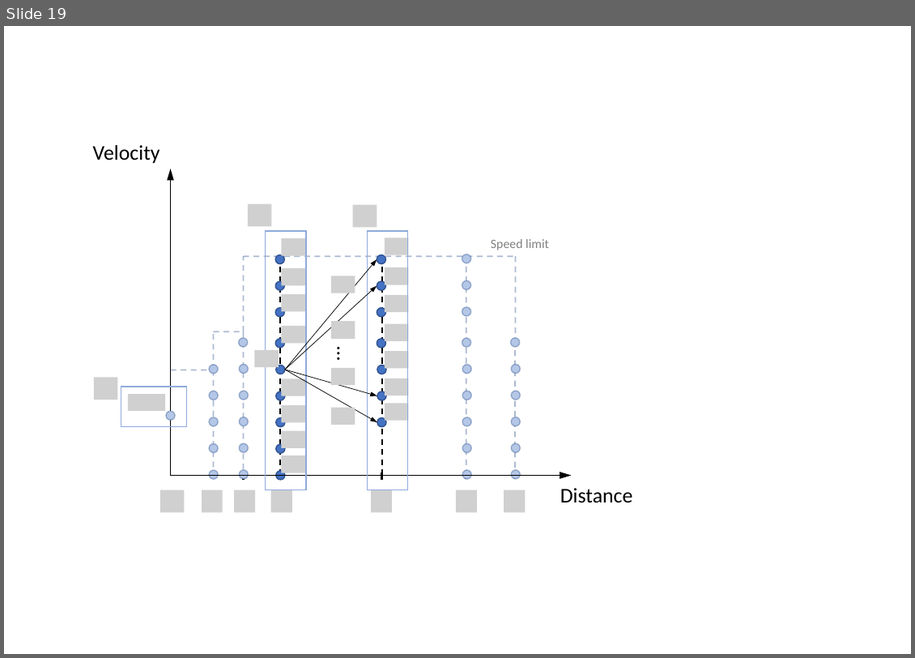
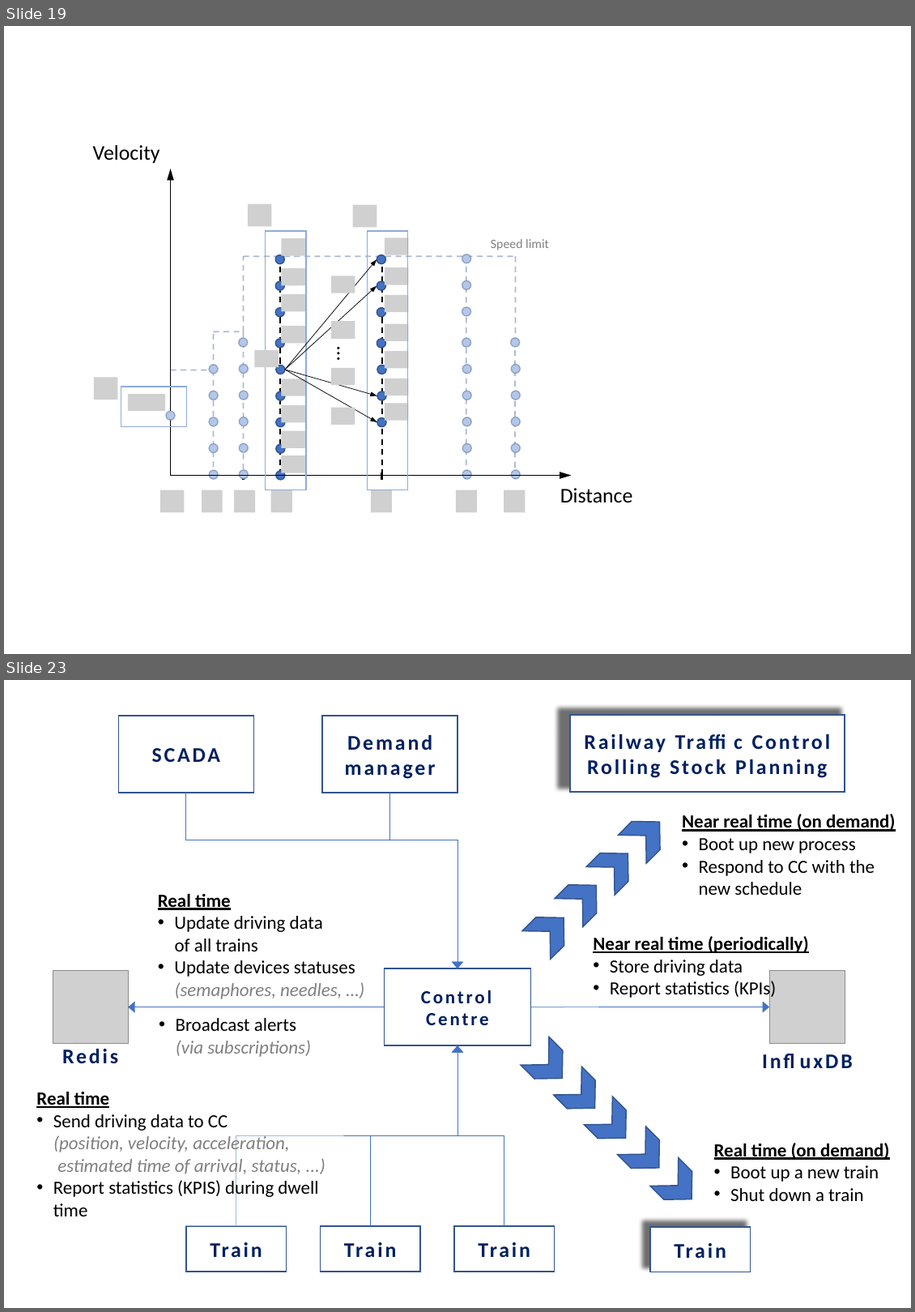
Before and after one commit to trencat/Trencat, a slide deck: doc/source/figures/figures.pptx. Shown one above the other, each under a label of ours: slide 19 before the commit, slides 19 and 23 after it; the slides between them are not shown. The pictures are 915x658 and 915x1312 pixels, drawn with LibreOffice and Linux fonts; fonts in the diff are those of the drawing; grey boxes stand for pictures. Boxes give left, top, right and bottom in pixels: in the first picture for what was removed or moved away, otherwise in the second. Text is boxed around its words. In the diff, an @@ line names an element or a change of style, - is before the commit and + after.

```diff
--- a/doc/source/figures/figures.pptx
+++ b/doc/source/figures/figures.pptx
@@ slide 23 added at bbox=[4, 680, 911, 1308], background #FFFFFF @@
@@ rectangle added at bbox=[119, 716, 254, 793], fill #FFFFFF, outline #325491 1 pt, 18 pt, text #002060, bold @@
+SCADA
@@ rectangle added at bbox=[322, 716, 458, 793], fill #FFFFFF, outline #325491 1 pt, 18 pt, text #002060, bold @@
+Demand
+manager
@@ rectangle added at bbox=[570, 715, 845, 793], fill #FFFFFF, outline #325491 1 pt, 18 pt, text #002060, bold @@
+Railway Traffic Control
+Rolling Stock Planning
@@ elbow arrow added from (185, 793) to (458, 969), #4472C4 0.5 pt @@
@@ elbow arrow added from (390, 793) to (458, 969), #4472C4 0.5 pt @@
@@ text added at bbox=[682, 814, 895, 895], 16 pt, text #000000 @@
+Near real time (on demand)
+• Boot up new process
+• Respond to CC with the new schedule
@@ text added at bbox=[158, 894, 356, 999], 16 pt, text #000000 @@
+Real time
+• Update driving data
+of all trains
+• Update devices statuses
+(semaphores, needles, …)
@@ group added at bbox=[522, 808, 675, 959]: 4 chevrons @@
@@ text added at bbox=[593, 936, 809, 1000], 16 pt, text #000000 @@
+Near real time (periodically)
+• Store driving data
+• Report statistics (KPIs)
@@ picture added at bbox=[53, 971, 128, 1044] @@
@@ rectangle added at bbox=[385, 969, 532, 1046], fill #FFFFFF, outline #325491 1 pt, 16 pt, text #002060, bold @@
+Control Centre
@@ picture added at bbox=[769, 971, 845, 1044] @@
@@ arrow added from (385, 1007) to (128, 1007), #4472C4 0.5 pt @@
@@ text added at bbox=[176, 1018, 311, 1057], 16 pt, text #808080, italic @@
+• Broadcast alerts
+(via subscriptions)
@@ arrow added from (530, 1007) to (769, 1007), #4472C4 0.5 pt @@
@@ text added at bbox=[28, 1040, 152, 1073], 18 pt, text #002060, bold @@
+Redis
@@ text added at bbox=[746, 1044, 870, 1077], 18 pt, text #002060, bold @@
+InfluxDB
@@ elbow arrow added from (236, 1226) to (458, 1046), #4472C4 0.5 pt @@
@@ elbow arrow added from (370, 1226) to (458, 1046), #4472C4 0.5 pt @@
@@ elbow arrow added from (505, 1226) to (458, 1046), #4472C4 0.5 pt @@
@@ text added at bbox=[36, 1091, 318, 1216], 16 pt, text #808080, italic @@
+Real time
+• Send driving data to CC
+(position, velocity, acceleration,
+estimated time of arrival, status, ...)
+• Report statistics (KPIS) during dwell time
@@ group added at bbox=[521, 1037, 706, 1214]: 5 chevrons @@
@@ text added at bbox=[714, 1143, 889, 1201], 16 pt, text #000000 @@
+Real time (on demand)
+• Boot up a new train
+• Shut down a train
@@ rectangle added at bbox=[185, 1226, 285, 1271], fill #FFFFFF, outline #325491 1 pt, 18 pt, text #002060, bold @@
+Train
@@ rectangle added at bbox=[321, 1226, 420, 1271], fill #FFFFFF, outline #325491 1 pt, 18 pt, text #002060, bold @@
+Train
@@ rectangle added at bbox=[454, 1226, 554, 1271], fill #FFFFFF, outline #325491 1 pt, 18 pt, text #002060, bold @@
+Train
@@ rectangle added at bbox=[650, 1227, 750, 1272], fill #FFFFFF, outline #325491 1 pt, 18 pt, text #002060, bold @@
+Train
```
Also in this commit, not shown: 2 slides changed, 3 other slides added, 11 other files.
